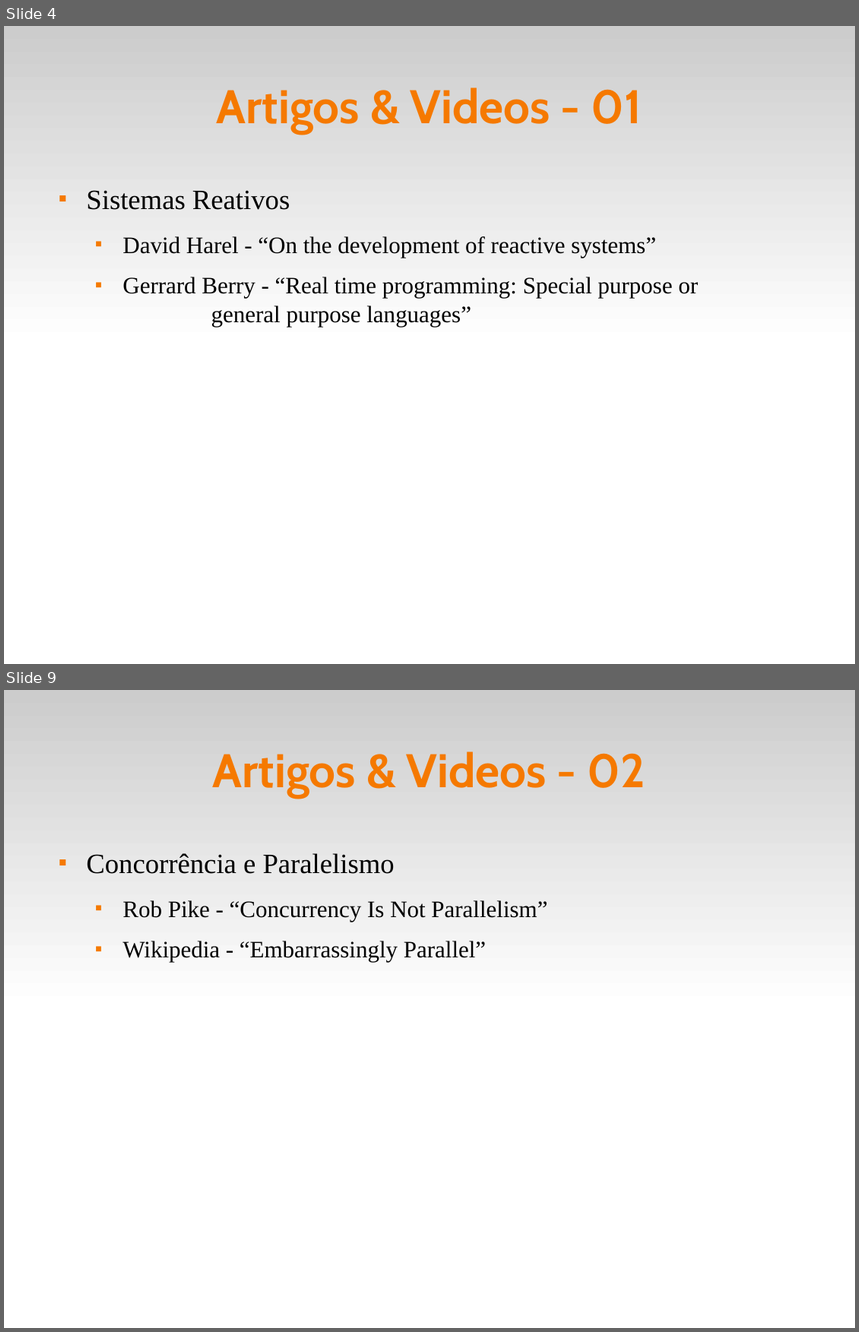
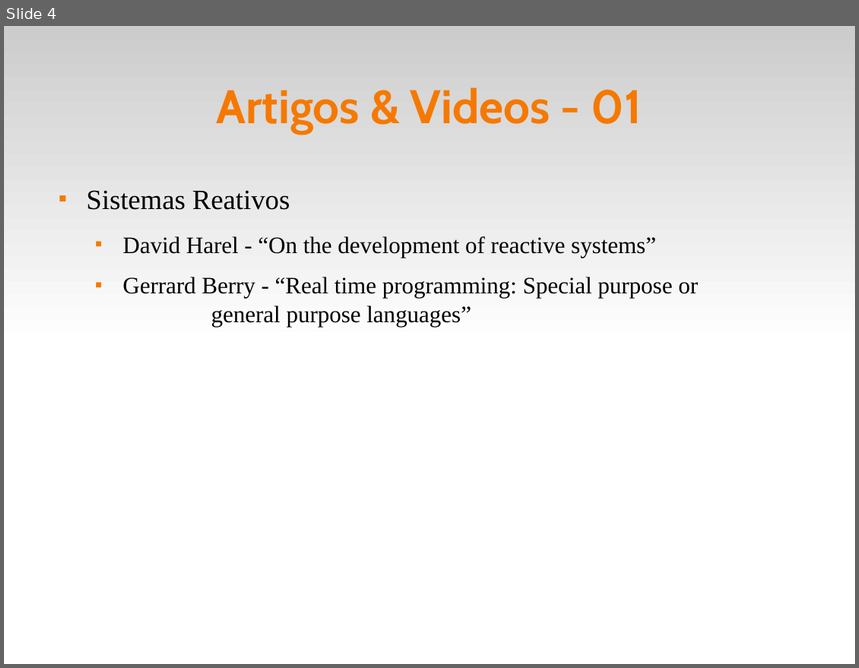
Before and after one commit to fsantanna-uerj/reativos, a slide deck: slides/01_reativos.odp. Shown one above the other, each under a label of ours: slides 4 and 9 before the commit, slide 4 after it; the slides between them are not shown. The pictures are 859x1332 and 859x668 pixels, drawn with LibreOffice and Linux fonts; fonts in the diff are those of the drawing. Boxes give left, top, right and bottom in pixels: in the first picture for what was removed or moved away, otherwise in the second. Text is boxed around its words. In the diff, an @@ line names an element or a change of style, - is before the commit and + after.

```diff
--- a/slides/01_reativos.odp
+++ b/slides/01_reativos.odp
@@ slide 9 removed at [4, 690, 855, 1328], background #FFFFFF; not listed: 1 template element that a slide beside it also shows @@
@@ title removed at [213, 752, 646, 798] @@
-Artigos & Videos - 02
@@ text removed at [86, 853, 547, 962] @@
-■ Concorrência e Paralelismo
-  ■ Rob Pike - “Concurrency Is Not Parallelism”
-  ■ Wikipedia - “Embarrassingly Parallel”
```
Also in this commit, not shown: 6 other slides removed, 12 other files.
